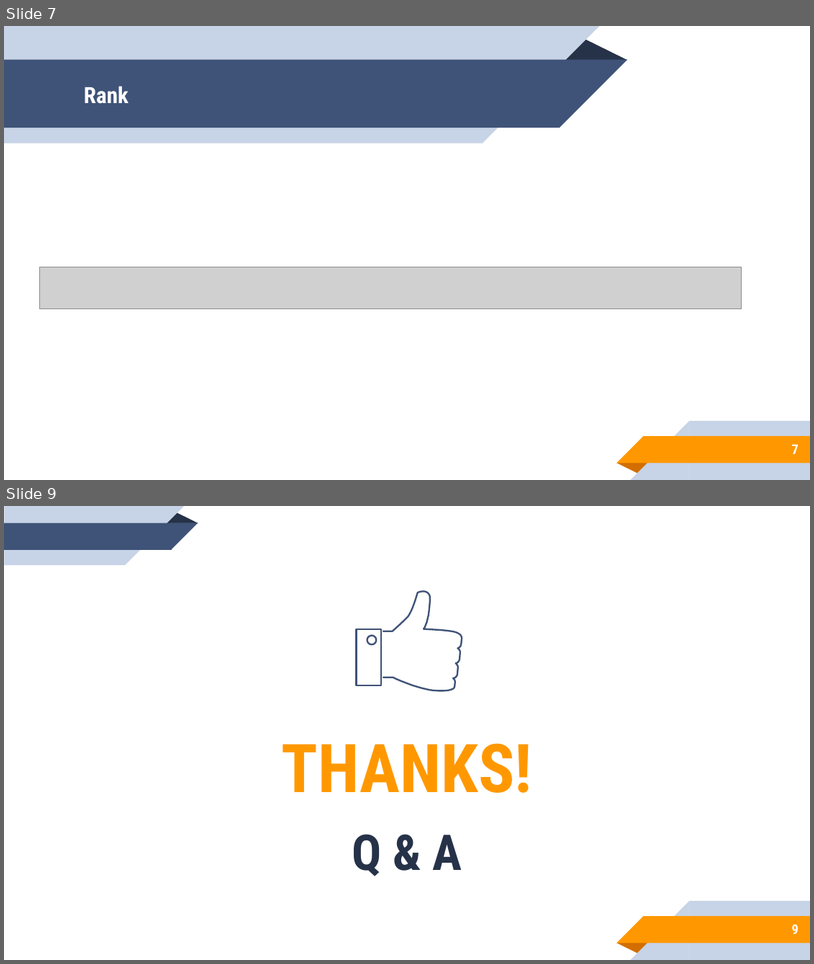
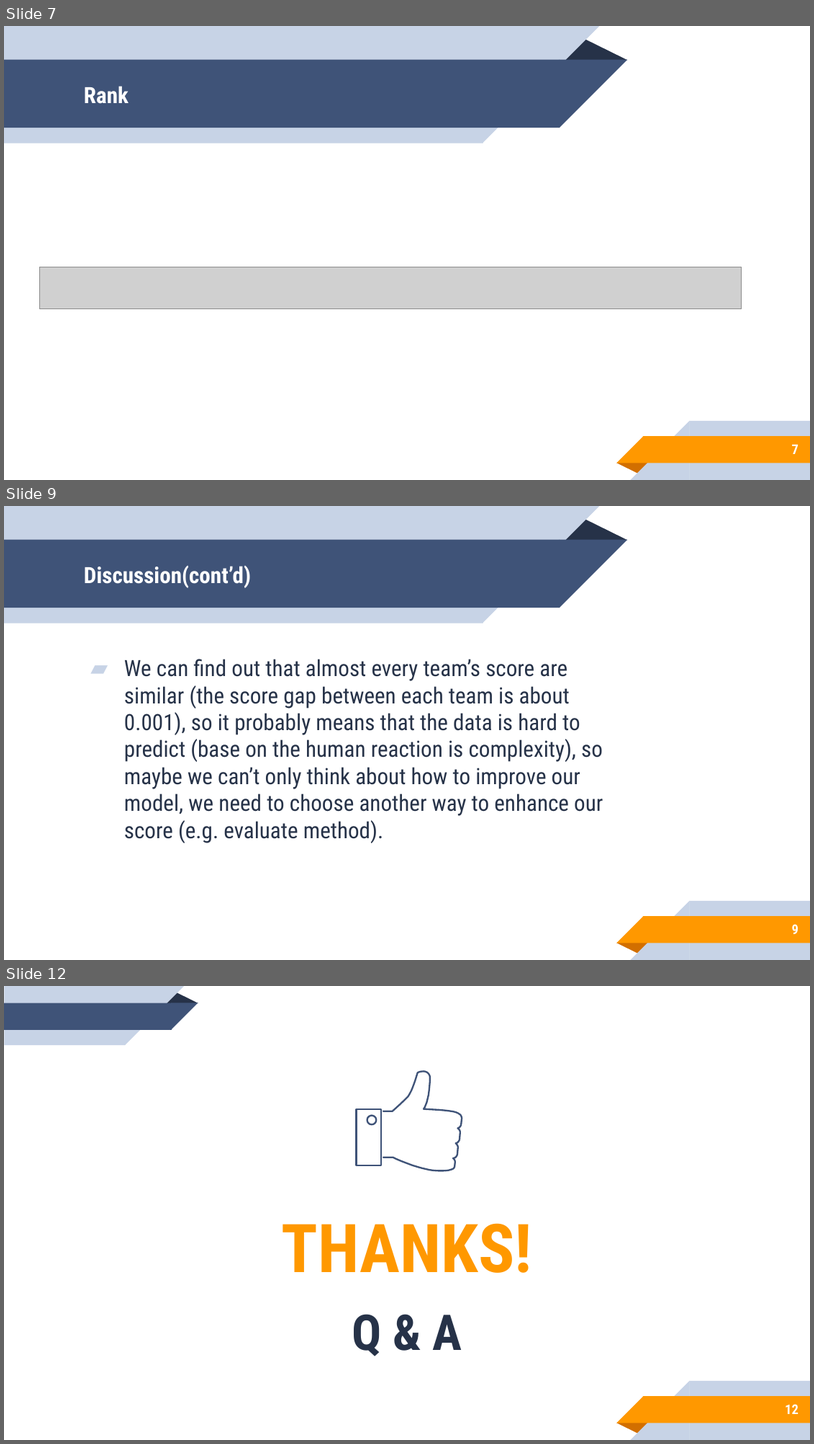
Before and after one commit to tping812/108-NN-homework2, a slide deck: M10715090/kddcup期末報告.pptx. Shown one above the other, each under a label of ours: slides 7 and 9 before the commit, slides 7, 9 and 12 after it; the slides between them are not shown. The pictures are 814x964 and 814x1444 pixels, drawn with LibreOffice and Linux fonts; fonts in the diff are those of the drawing; grey boxes stand for pictures. Boxes give left, top, right and bottom in pixels: in the first picture for what was removed or moved away, otherwise in the second. Text is boxed around its words. In the diff, an @@ line names an element or a change of style, - is before the commit and + after.

```diff
--- a/M10715090/kddcup期末報告.pptx
+++ b/M10715090/kddcup期末報告.pptx
@@ slide 9 added at <box>4,506,810,960</box>, background #FFFFFF; not listed: 10 template elements that a slide beside it also shows @@
@@ title added at <box>84,565,251,588</box>, 20 pt, text #FFFFFF, bold @@
+Discussion(cont’d)
@@ text added at <box>124,659,603,843</box>, 20 pt, text #263248 @@
+▰ We can find out that almost every team’s score are similar (the score gap between each team is about 0.001), so it probably means that the data is hard to predict (base on the human reaction is complexity), so maybe we can’t only think about how to improve our model, we need to choose another way to enhance our score (e.g. evaluate method).
@@ page number added at <box>792,924,799,934</box>, 12 pt, text #FFFFFF, bold @@
+9
@@ what was slide 9 is now slide 12 @@
@@ page number at <box>785,1404,799,1414</box>: text changed @@
-9
+12
```
Also in this commit, not shown: 1 slide changed, 2 other slides added.
